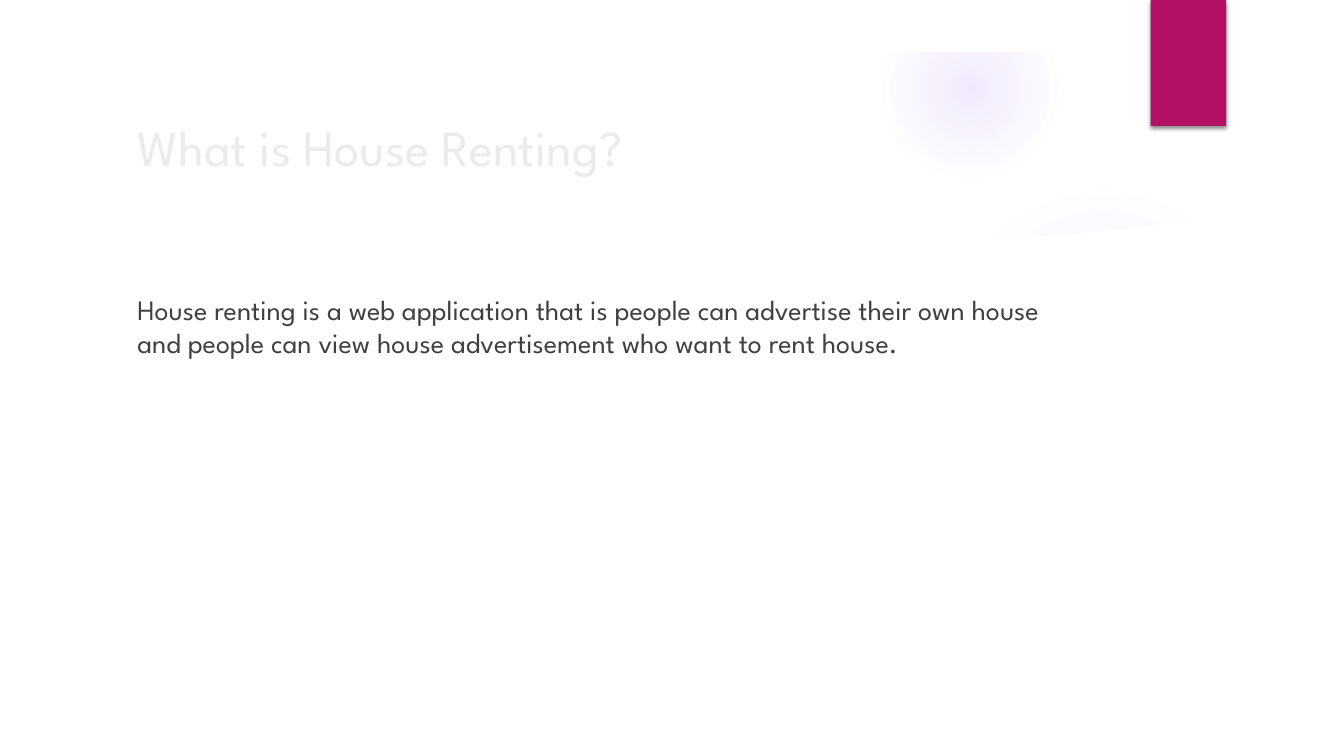
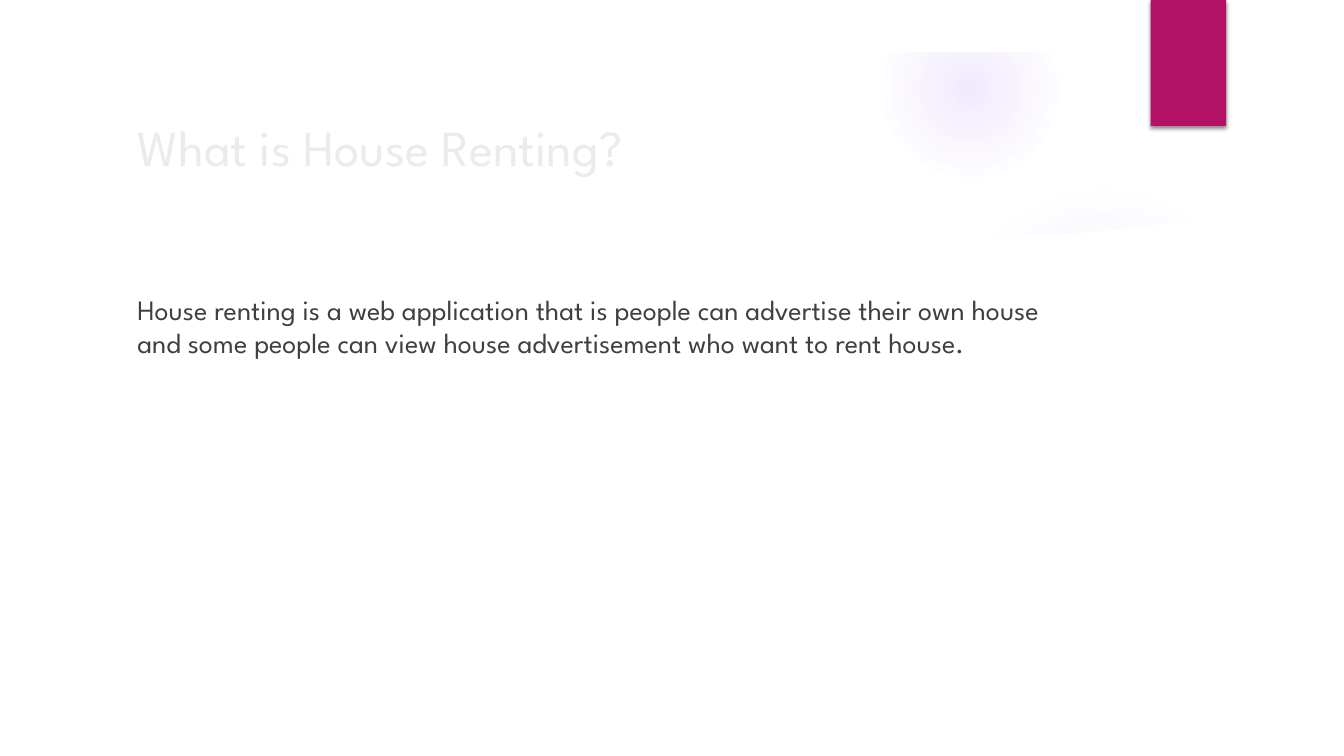
Before and after one commit to ShahabuddinAhmed/Presentation, a slide deck: slide 2 of HouseRenting.pptx. Drawn at 1344x756 pixels with LibreOffice and Linux fonts; fonts in the diff are those of the drawing; background and template pictures are left out. Boxes give left, top, right and bottom in pixels: in the first picture for what was removed or moved away, otherwise in the second. Text is boxed around its words. In the diff, an @@ line names an element or a change of style, - is before the commit and + after.

```diff
--- a/HouseRenting.pptx
+++ b/HouseRenting.pptx
@@ text at [137, 300, 1039, 359]: text changed @@
-House renting is a web application that is people can advertise their own house and people can view house advertisement who want to rent house.
+House renting is a web application that is people can advertise their own house and some people can view house advertisement who want to rent house.
```
